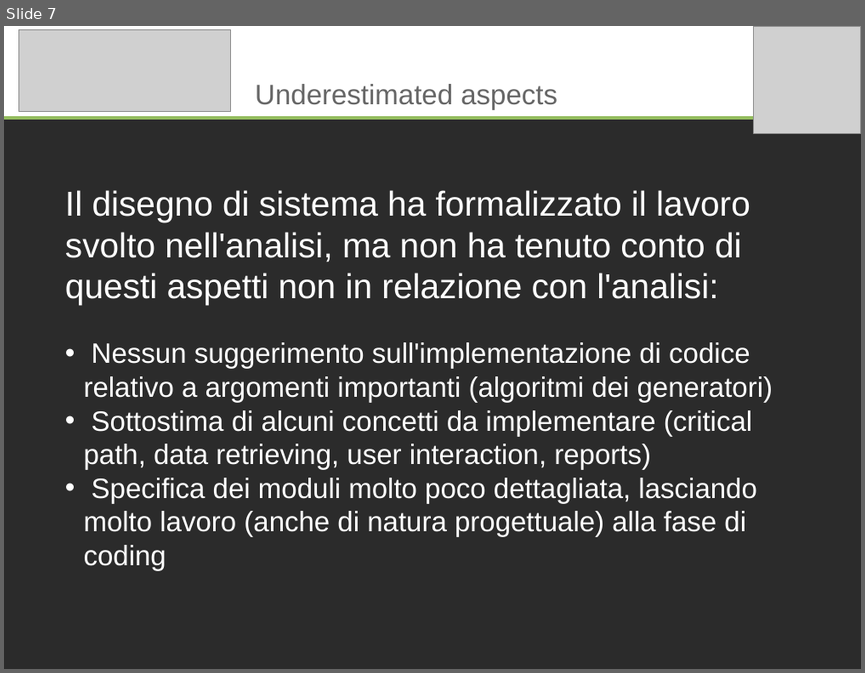
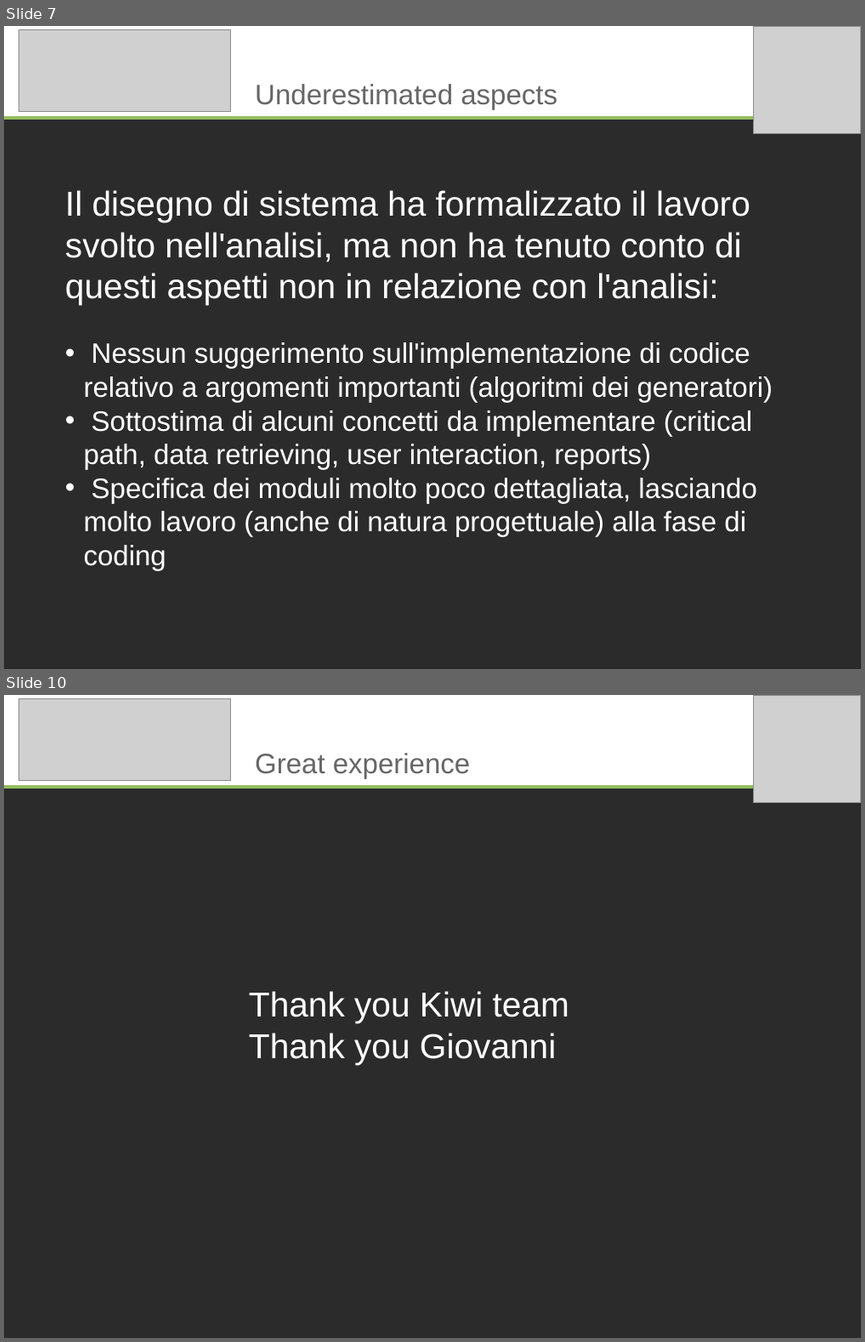
Before and after one commit to marcotinacci/PMango-Diagrams, a slide deck: documentazione_progetto/exams/nocentini/nocentini_presentation.odp. Shown one above the other, each under a label of ours: slide 7 before the commit, slides 7 and 10 after it; the slides between them are not shown. The pictures are 865x673 and 865x1342 pixels, drawn with LibreOffice and Linux fonts; fonts in the diff are those of the drawing; grey boxes stand for pictures; background and template pictures are left out; a plain dark background stands for a picture behind light text. Boxes give left, top, right and bottom in pixels: in the first picture for what was removed or moved away, otherwise in the second. Text is boxed around its words. In the diff, an @@ line names an element or a change of style, - is before the commit and + after.

```diff
--- a/documentazione_progetto/exams/nocentini/nocentini_presentation.odp
+++ b/documentazione_progetto/exams/nocentini/nocentini_presentation.odp
@@ slide 10 added at (4,695,861,1338), background picture (left out) @@
@@ rectangle added at (4,695,861,787), fill #FFFFFF @@
@@ picture added at (19,699,231,781) @@
@@ title added at (252,699,631,750), 40 pt, text #FFFFFF, bold @@
+Thanks
@@ picture added at (754,695,861,802) @@
@@ title added at (255,753,470,779), 26 pt, text #666666 @@
+Great experience
@@ line added from (4, 787) to (861, 787), #94BD5E 2.83 pt @@
@@ subtitle added at (249,991,569,1064), 32 pt, text #FFFFFF @@
+Thank you Kiwi team
+Thank you Giovanni
```
Also in this commit, not shown: 3 slides changed, 2 other slides added, 3 slides removed, 1 other file.
